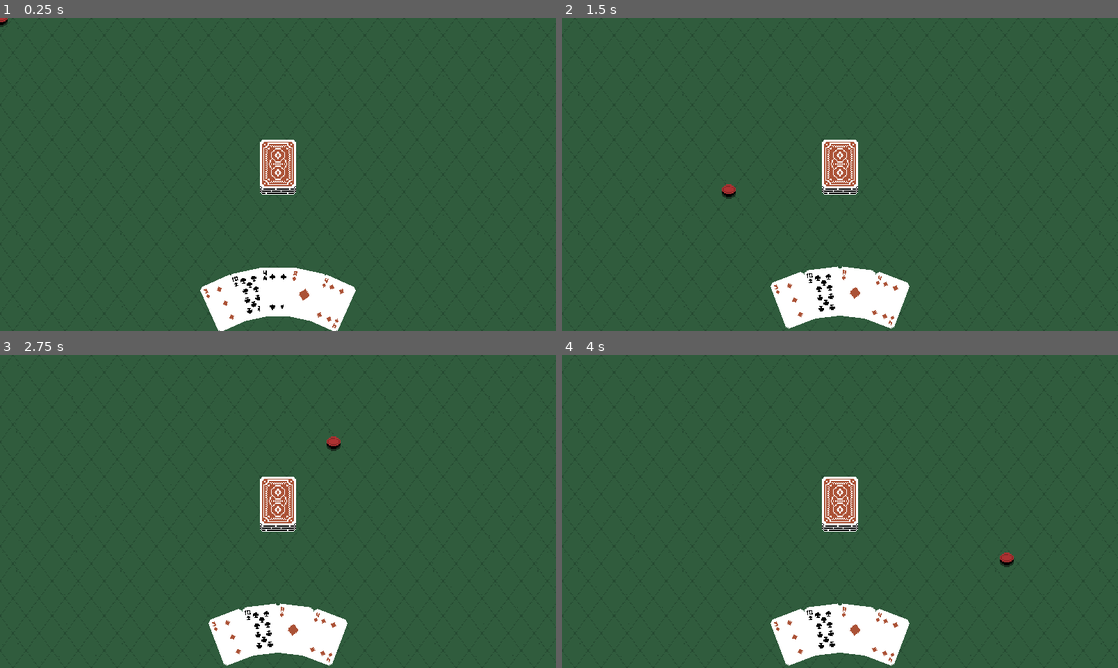
Above: before the commit, frames 1-4 (two rows, left to right).
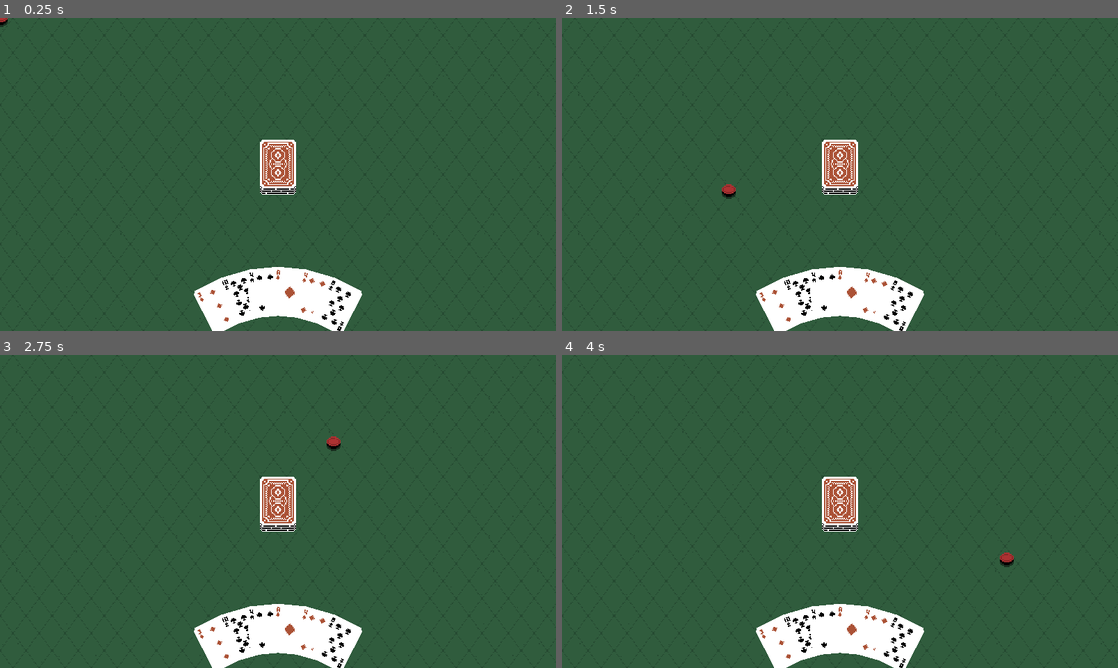
Above: after the commit, the same moments.

Repository: BGuerrero825/card-game
Game: Godot game, scene res://Tabletop.tscn
Two runs of this game, one before a commit and one after it. Both use one fixed random seed, a clock stepped at 60 frames per second and the inputs below.
Inputs (mouse positions are in pixels of both pictures, inside the frame that each line leads up to):
- Up to frame 1 (0.25 s): no input
- Up to frame 2 (1.5 s): tap Enter at 0.5 s; move the mouse to (962, 158) at 0.52 s; click (962, 158) at 0.6 s; tap Space at 1.25 s; move the mouse to (728, 190) at 1.27 s; click (728, 190) at 1.35 s
- Up to frame 3 (2.75 s): tap Enter at 2 s; move the mouse to (333, 442) at 2.02 s; click (333, 442) at 2.1 s
- Up to frame 4 (4 s): tap Space at 2.75 s; move the mouse to (812, 574) at 2.77 s; click (812, 574) at 2.85 s; tap Enter at 3.5 s; move the mouse to (1006, 558) at 3.52 s; click (1006, 558) at 3.6 s

The runs differ from the first frame. In frame 1, 1.0% of the frame differs, in the area x 34-66%, y 79-100%; in frame 2, 1.4%; in frame 3, 1.4%; in frame 4, 1.4%.

Commit message:
Drop cards into hand
Cards can be dropped back into the hand and placed appropriately. Got frustrated trying to fix card placement focus jitter. Code is a mess with debugging stuff. Renamed Thumb to Token.

Diff:
--- a/Player.tscn
+++ b/Player.tscn
@@ -1,11 +1,11 @@
 [gd_scene load_steps=5 format=2]
 
 [ext_resource path="res://scripts/hand.gd" type="Script" id=1]
-[ext_resource path="res://Thumb.tscn" type="PackedScene" id=2]
+[ext_resource path="res://Token.tscn" type="PackedScene" id=2]
 [ext_resource path="res://scripts/player.gd" type="Script" id=3]
 
 [sub_resource type="RectangleShape2D" id=1]
-extents = Vector2( 60, 25 )
+extents = Vector2( 80, 25 )
 
 [node name="Player" type="Node2D"]
 script = ExtResource( 3 )
@@ -16,9 +16,9 @@
 [node name="Area2D" type="Area2D" parent="Hand"]
 
 [node name="CollisionShape2D" type="CollisionShape2D" parent="Hand/Area2D"]
+position = Vector2( 0, 5 )
 shape = SubResource( 1 )
 
-[node name="Thumb" parent="." instance=ExtResource( 2 )]
+[node name="Token" parent="." instance=ExtResource( 2 )]
 
-[connection signal="hovered" from="Thumb" to="." method="_on_Thumb_hovered"]
-[connection signal="unhovered" from="Thumb" to="." method="_on_Thumb_unhovered"]
+[connection signal="update_hover" from="Token" to="." method="update_hover"]
--- a/Thumb.tscn
+++ b/Token.tscn
@@ -1,12 +1,12 @@
 [gd_scene load_steps=4 format=2]
 
-[ext_resource path="res://scripts/thumb.gd" type="Script" id=1]
+[ext_resource path="res://scripts/token.gd" type="Script" id=1]
 [ext_resource path="res://art/thumb.png" type="Texture" id=2]
 
 [sub_resource type="CircleShape2D" id=1]
 radius = 5.0
 
-[node name="Thumb" type="Node2D"]
+[node name="Token" type="Node2D"]
 z_index = 1
 script = ExtResource( 1 )
 
--- a/project.godot
+++ b/project.godot
@@ -17,10 +17,6 @@
 config/name="Cards"
 run/main_scene="res://Tabletop.tscn"
 config/icon="res://art/icon.png"
-
-[autoload]
-
-AssetLoader="*res://scripts/asset_loader.gd"
 
 [display]
 
--- a/scripts/asset_loader.gd
+++ /dev/null
@@ -1,16 +0,0 @@
-extends Node
-
-const CARD = preload("res://Card.tscn")
-
-# Declare member variables here. Examples:
-# var a = 2
-# var b = "text"
-
-
-# Called when the node enters the scene tree for the first time.
-# func _ready():
-# pass
-
-# Called every frame. 'delta' is the elapsed time since the previous frame.
-#func _process(delta):
-#	pass
--- a/scripts/card.gd
+++ b/scripts/card.gd
@@ -4,80 +4,12 @@
 var value := -1
 # 2 digits: ( (h|c|d|s) + (2-9|t|j|q|k|a) ) | (b1|b2|j1|j2)
 export var type := "b1"
-var hovered := false
-signal hovered(id)
-signal unhovered(id)
 
 # Called when the node enters the scene tree for the first time.
 func _ready():
-	# set_type(type)
-	# flip_up()
 	pass
 
 func set_value(src_id, src_val):
 	id = src_id
 	value = src_val
 	$Sprite.frame = src_val
-
-#might be old code, prep to remove
-func set_type(type):
-	#if an improper type given, default to background 2
-	if type.length() < 2:
-		$Sprite.frame = 53
-		return
-	#default card frame to background 2
-	var frame = 53
-	#set card frame based on suite
-	if type[0] == 'h': frame = 0
-	elif type[0] == 'c': frame = 13
-	elif type[0] == 'd': frame = 26
-	elif type[0] == 's': frame = 39
-	#if card matched a suite, add on its value
-	if frame != 53:
-		frame += int(type[1]) - 2
-		if type[1] == 't': frame += 10
-		elif type[1] == 'j': frame += 11
-		elif type[1] == 'q': frame += 12
-		elif type[1] == 'k': frame += 13
-		elif type[1] == 'a': frame += 14
-	#resolve special card types if no suite matched
-	else:
-		if type == "b1": frame = 52
-		elif type == "b2": frame = 53
-		elif type == "j1": frame = 54
-		elif type == "j2": frame = 55
-	#assign calculated frame to sprite
-	$Sprite.frame = frame
-
-
-# Called every frame. 'delta' is the elapsed time since the previous frame.
-#func _process(delta):
-#	pass
-
-func flip_down():
-	pass
-
-func flip_up():
-	pass
-
-#enlarge and align Sprite
-func focus():
-	$Sprite.scale = Vector2(1.4,1.4)
-	$Sprite.z_index = 1
-	$Sprite.position.y = -30
-	$Sprite.rotation_degrees = -rotation_degrees
-
-#return Sprite to original transform
-func unfocus():
-	$Sprite.scale = Vector2(1.0,1.0)
-	$Sprite.z_index = 0
-	$Sprite.position.y = 0
-	$Sprite.rotation_degrees = 0
-#
-#func _on_Area2D_mouse_entered():
-#	hovered = true
-#	emit_signal("hovered", id)
-#
-#func _on_Area2D_mouse_exited():
-#	hovered = false
-#	emit_signal("unhovered", id)
--- a/scripts/hand.gd
+++ b/scripts/hand.gd
@@ -11,18 +11,20 @@
 #func _process(delta):
 	#pass
 
-# add card to the end of the hand and attach signals
-func receive_card(card):
-	cards.append(card)
-	self.add_child(card)
+# add card to hand to a specified index, or end of hand
+func receive_card(card, index = null):
+	if index != null:
+		cards.insert(index+1, card)
+	else:
+		cards.append(card)
+	add_child(card)
 	position_cards()
 
-# return and disconnect currently focused card
+# return and remove currently focused card
 func send_focused_card():
 	var card = cards[focused]
 	# remove card from hand
-	cards[focused].unfocus()
-	focused = null
+	set_focus()
 	cards.erase(card)
 	remove_child(card)
 	#reposition cards
@@ -30,19 +32,35 @@
 	return card
 
 # set focus on highest index hovered card
-func focus_hover(hover):
-	var highest_index = -1
+func determine_focus(hover):
+	var highest_index = null
 	for card in hover:
 		var index = cards.find(card)
-		if index > highest_index:
+		if highest_index == null or index > highest_index:
 			highest_index = index
-	if focused != null and focused != highest_index:
-		cards[focused].unfocus()
-	if highest_index >= 0:
-		focused = highest_index
-		cards[focused].focus()
+	set_focus(highest_index)
 
 # ------------------------------- HELPERS ------------------------------- #
+
+func set_focus(index = null):
+	# unfocus previous focused
+	if focused != null:
+		var sprite = cards[focused].get_node("Sprite")
+		sprite.scale = Vector2(1.0,1.0)
+		sprite.z_index = 0
+		sprite.position.y = 0
+		sprite.rotation_degrees = 0
+		focused = null
+	# set new focus
+	if index != null:
+		focused = index
+		var sprite = cards[index].get_node("Sprite")
+		sprite.scale = Vector2(1.4,1.4)
+		sprite.z_index = 1
+		sprite.position.y = -30
+		# comment out next line for card tilt on focus
+		sprite.rotation_degrees = -cards[index].rotation_degrees
+
 
 # aligns cards in hand based on amount
 func position_cards():
@@ -58,38 +76,6 @@
 	elif(cards.size() > 1):
 		for i in range(0,cards.size()):
 			cards[i].position.x = (-hand_width / 2) + ((hand_width / (cards.size()-1)) * i)
-			cards[i].position.y =  pow((hand_height/2) - ((hand_height / (cards.size()-1)) * i),2)
+			cards[i].position.y =  pow((hand_height / 2) - ((hand_height / (cards.size()-1)) * i),2)
 			cards[i].rotation_degrees = (-rot_range / 2) + ((rot_range / (cards.size()-1)) * i)
-
-# OLD CODE DELETE EVENTUALLY WHEN CURRENT IMPLEMENTATION IS GOOOOOD
-
-# focus on the highest index card that is being hovered over
-func on_Card_hovered(card):
-	var index = cards.find(card)
-	#if none focused, select index
-	if focused == null:
-		cards[index].focus()
-		focused = index
-	#if hovering a higher index card,  deselect old one, select index
-	elif index > focused:
-		cards[focused].unfocus()
-		cards[index].focus()
-		focused = index
-	#if hovering a lower (or same) index card, nothing
-
-# unfocus if unhovered and focus a new card if also hovered
-func on_Card_unhovered(card):
-	var index = cards.find(card)
-	#if unhovering a lower index card than selected, nothing
-	#if unhovering the focused card
-	if index == focused:
-		cards[focused].unfocus()
-		var next_hover = null
-		# check for hover on lower index cards, select highest
-		for i in range(0,focused):
-			if cards[i].hovered == true:
-				next_hover = i
-		focused = null
-		if next_hover != null:
-			cards[next_hover].focus()
-			focused = next_hover
+			move_child(cards[i], i+1)
--- a/scripts/player.gd
+++ b/scripts/player.gd
@@ -3,61 +3,98 @@
 var active_turn := true
 var hover := []
 var hand_hover := []
+var token_update_request := false
+var frame = 0
+var action_cooldown = Timer.new()
+
 
 # Called when the node enters the scene tree for the first time.
 func _ready():
-	#make mouse invisible
+	# make mouse invisible
 	Input.set_mouse_mode(Input.MOUSE_MODE_HIDDEN)
+	action_cooldown.connect("timeout",self,"_on_action_cooldown_timeout")
+	add_child(action_cooldown)
 
 
 # Called every frame. 'delta' is the elapsed time since the previous frame.
-func _process(delta):
+func _process(_delta):
 	input_handling()
 
 # flow control of inputs made by human controlling this player
 func input_handling():
 	if not active_turn:
 		return
-	# on left click, thumb press
-	if Input.is_action_just_pressed("left_click"):
-		$Thumb/Sprite.frame = 1
-		# if a card in the hand is focused (hovered), add it to thumb and remove from hand
+	# on left click, Token press
+	if Input.is_action_just_pressed("left_click") and $Token.idle:
+		$Token.set_idle(false)
+		# if a card in the hand is focused, add it to Token and remove from hand
 		if $Hand.focused != null:
-			hand_to_thumb()
-		# else if hand is... (TODO)
+			hand_to_token()
+	# on left click release, Token unpress
 	if Input.is_action_just_released("left_click"):
-		$Thumb/Sprite.frame = 0
-		# if a card in the thumb, drop it
-		if $Thumb.hold:
-			$Thumb.drop_card()
+		# if a card in the Token, drop it
+		if $Token.held_card:
+			var card = $Token.drop_card()
+			# if hovering over the player's hand
+			if hover.has($Hand):
+				# if hovering over a card in the hand
+				if hand_hover:
+					var index = $Hand.cards.find(hand_hover[0])
+					$Hand.receive_card(card, index)
+				else:
+					$Hand.receive_card(card)
+			# wait to reactivate the player
+			action_cooldown.set_wait_time(0.2)
+			action_cooldown.start()
+		else:
+			$Token.set_idle(true)
 
-func hand_to_thumb():
+func hand_to_token():
 	var card = $Hand.send_focused_card()
-	$Thumb.receive_card(card)
+	$Token.receive_card(card)
 
-func receive_card(card, from):
-	# should check to see if thumb is requesting, else goes to hand
+func receive_card(card):
+	# should check to see if Token is requesting, else goes to hand
 	###
 	# to hand
 	$Hand.receive_card(card)
 
-func _on_Thumb_hovered(object):
-	if object.get_parent() == $Hand:
-		hand_hover.append(object)
-		print("hand: ", hand_hover)
-		$Hand.focus_hover(hand_hover)
-	else:
-		hover.append(object)
-		print("objects: ", hover)
+func update_hover():
+	var all_hovers = $Token/Area2D.get_overlapping_areas()
+	hover = []
+	hand_hover = []
+	for area in all_hovers:
+		var object = area.get_parent()
+		if object.get_parent() == $Hand:
+			hand_hover.push_front(object)
+		else:
+			hover.push_front(object)
+	if $Token.idle:
+		$Hand.determine_focus(hand_hover)
+	print("Hand hovers: ", hand_hover)
+	print("Object hovers: ", hover)
 
-func _on_Thumb_unhovered(object):
-	if object.get_parent() == $Hand:
-		hand_hover.erase(object)
-		print("hand: ", hand_hover)
-		$Hand.focus_hover(hand_hover)
-		# if cards still hovered, hover next card
-		if hand_hover:
-			pass
-	else:
-		hover.erase(object)
-		print("objects: ", hover)
+
+func _on_action_cooldown_timeout():
+	$Token.set_idle(true)
+
+
+#func _on_Token_hovered(object):
+#	if object.get_parent() == $Hand:
+#		hand_hover.push_front(object)
+#		print("hand: ", hand_hover)
+#		if $Token.idle:
+#			$Hand.call_deferred("determine_focus", hand_hover)
+#	else:
+#		hover.push_front(object)
+#		print("objects: ", hover)
+#
+#func _on_Token_unhovered(object):
+#	if object.get_parent() == $Hand:
+#		hand_hover.erase(object)
+#		print("hand: ", hand_hover)
+#		if $Token.idle:
+#			$Hand.call_deferred("determine_focus", hand_hover)
+#	else:
+#		hover.erase(object)
+#		print("objects: ", hover)
--- a/scripts/table.gd
+++ b/scripts/table.gd
@@ -1,6 +1,6 @@
 extends Node2D
 
-var hand_size := 5
+var hand_size := 6
 var players := []
 
 # Called when the node enters the scene tree for the first time.
@@ -18,10 +18,10 @@
 		print("No deck exists to deal cards from.")
 		return
 	# spawn in cards from the deck to players in round robin order
-	for i in range(0, num_cards):
+	for _i in range(0, num_cards):
 		for j in range(0, players.size()):
 			deal_card(players[j], $Deck)
 
 func deal_card(to, from):
 	var card = from.remove_card()
-	to.receive_card(card, from)
+	to.receive_card(card)
--- a/scripts/thumb.gd
+++ b/scripts/token.gd
@@ -1,18 +1,16 @@
 extends Node2D
 
-var hold := false
+var idle := true
 var held_card = null
-signal hovered
-signal unhovered
+signal update_hover
 
 # Called when the node enters the scene tree for the first time.
 func _ready():
 	pass # Replace with function body.
 
-
 # Called every frame. 'delta' is the elapsed time since the previous frame.
-func _process(delta):
-	# move thumb alongside mouse
+func _process(_delta):
+	# move Token alongside mouse
 	global_position = get_global_mouse_position()
 
 func receive_card(card):
@@ -20,17 +18,29 @@
 	card.position = Vector2.ZERO
 	card.rotation_degrees = 0
 	held_card = card
-	hold = true
 
 func drop_card():
-	held_card.queue_free()
-	hold = false
+	var dropped_card = held_card
+	remove_child(held_card)
+	held_card = null
+	return dropped_card
+
+func set_idle(val):
+	idle = val
+	if not idle:
+		$Sprite.frame = 1
+	else:
+		$Sprite.frame = 0
 
 func _on_Area2D_area_entered(area):
-	emit_signal("hovered", area.get_parent())
+	emit_signal("update_hover")
+	print("area entered:", area.get_parent())
 
 func _on_Area2D_area_exited(area):
-	emit_signal("unhovered", area.get_parent())
+	emit_signal("update_hover")
+	print("area exited:", area.get_parent())
+
+
 #	if area.get_parent() == $Hand:
 #		hand_hover.remove(hover.find(area.get_parent()))
 #		emit_signal("hand_card_unhover", area.get_parent())
